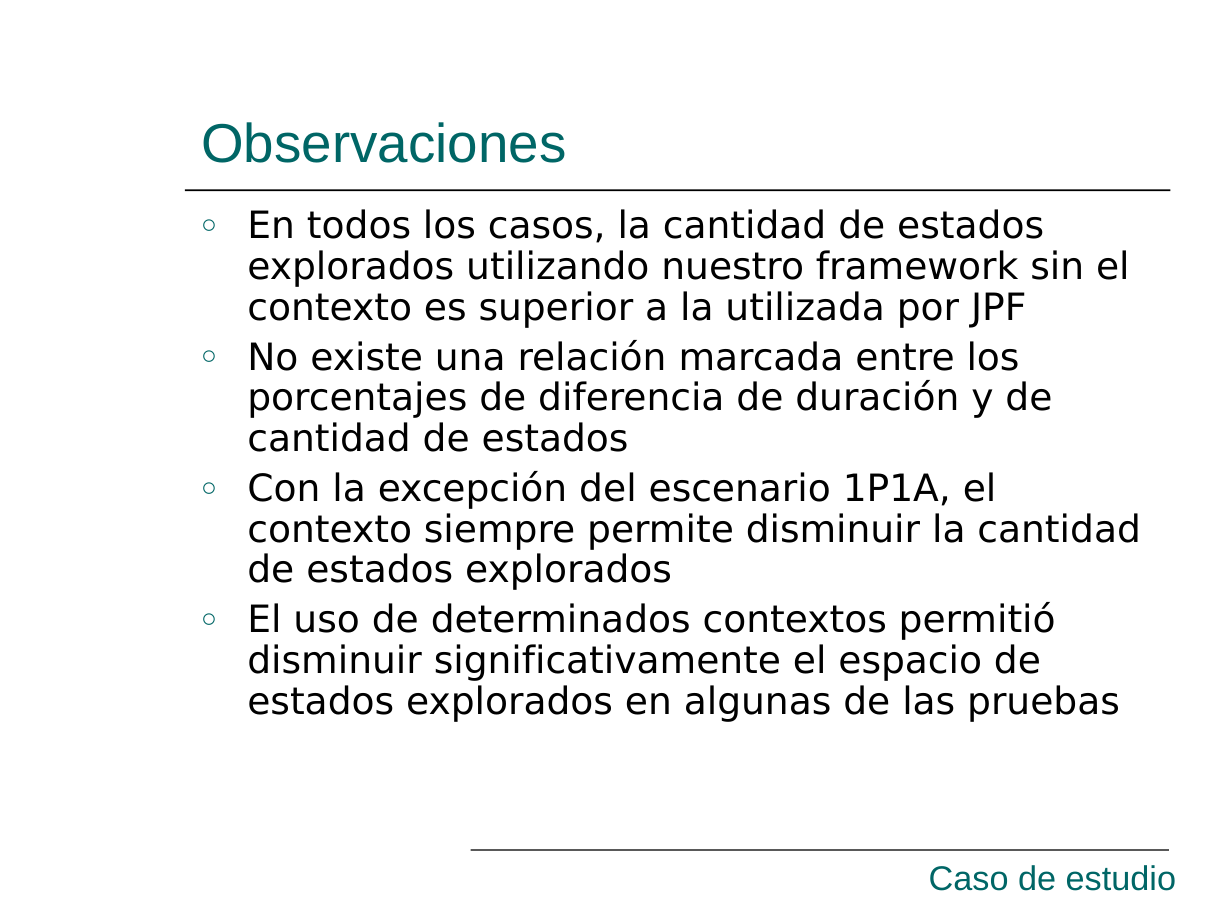
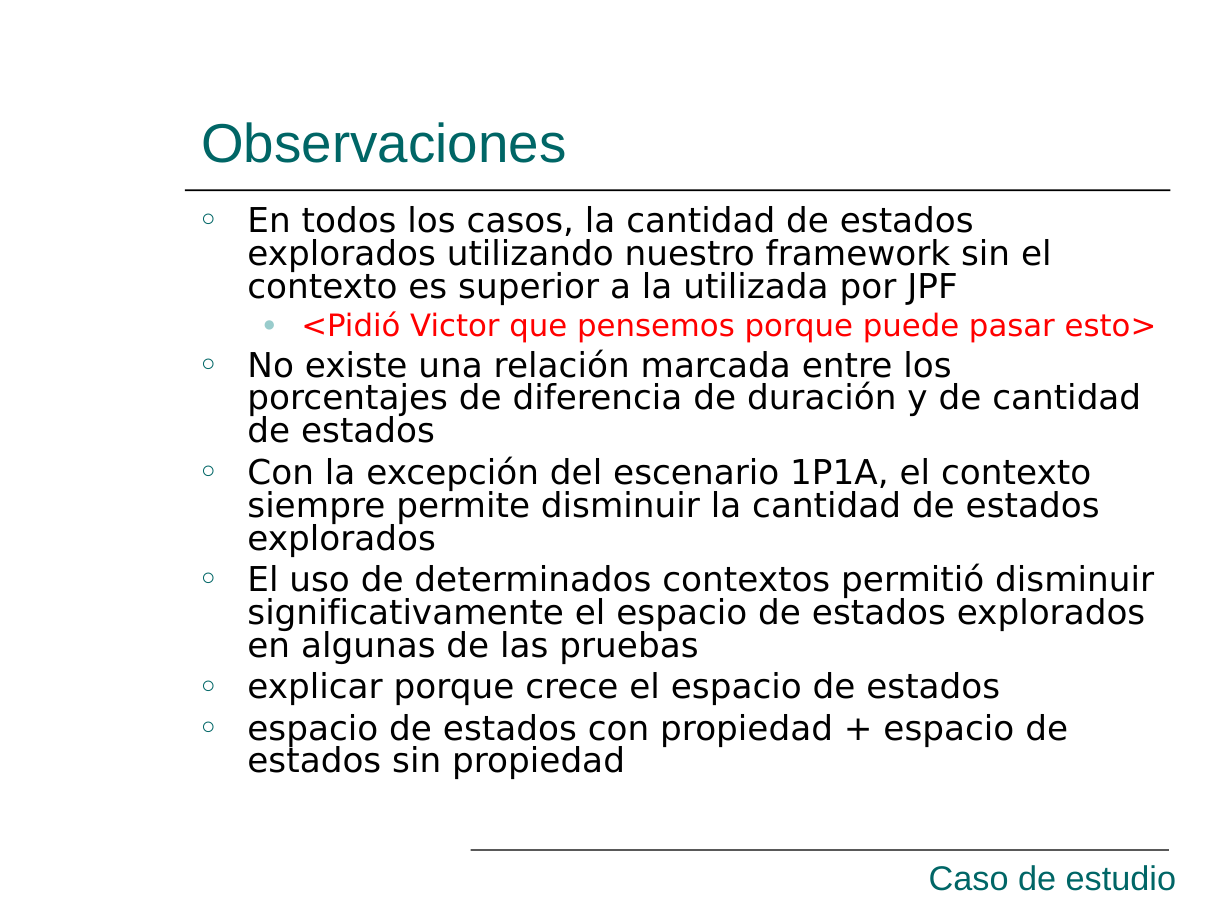
Before and after one commit to hugomelendez/tesis-jpf-2006, a slide deck: slide 30 of tesis-doc/Presentación.ppt (slide 40 before the commit). Drawn at 1232x924 pixels with LibreOffice and Linux fonts; fonts in the diff are those of the drawing. Boxes give left, top, right and bottom in pixels: in the first picture for what was removed or moved away, otherwise in the second. Text is boxed around its words. In the diff, an @@ line names an element or a change of style, - is before the commit and + after.

```diff
--- a/tesis-doc/Presentación.ppt
+++ b/tesis-doc/Presentación.ppt
@@ text at (247, 206, 1154, 664): size 22 to 20 pt in "En todos los casos, la cantidad de ...", "No existe una relación marcada entre los ...", "Con la excepción del escenario 1P1A, el ...", "El uso de determinados contextos permitió disminuir ..."; line spacing 0.9 to 0.8 @@
@@ text at (301, 311, 1157, 343): paragraph added @@
+  ● <Pidió Victor que pensemos porque puede pasar esto>
@@ text at (247, 672, 1068, 779): paragraphs added @@
+○ explicar porque crece el espacio de estados
+○ espacio de estados con propiedad + espacio de estados sin propiedad
```
Also in this commit, not shown: 23 other slides changed, 4 slides added, 10 slides removed.
